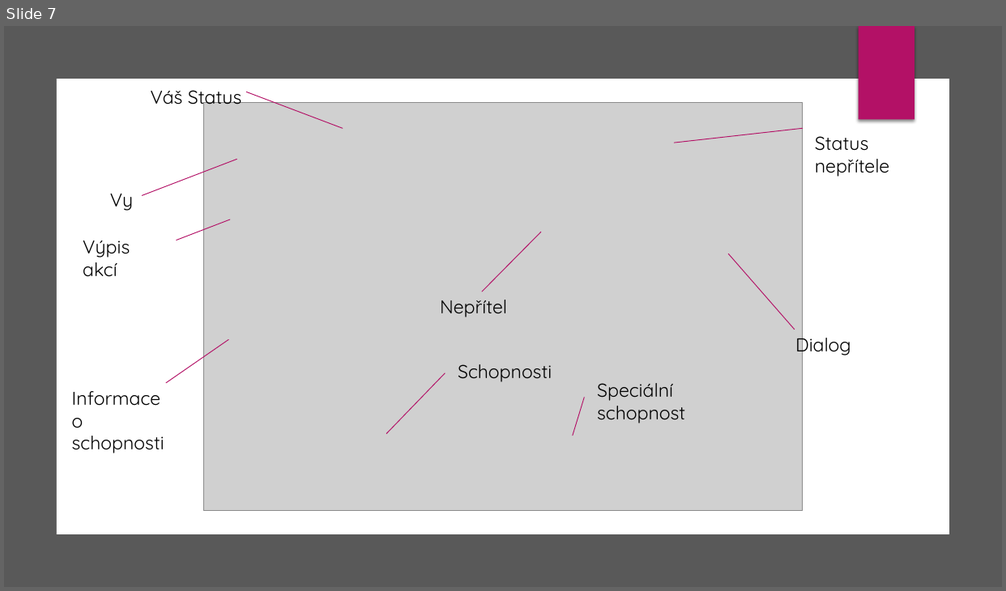
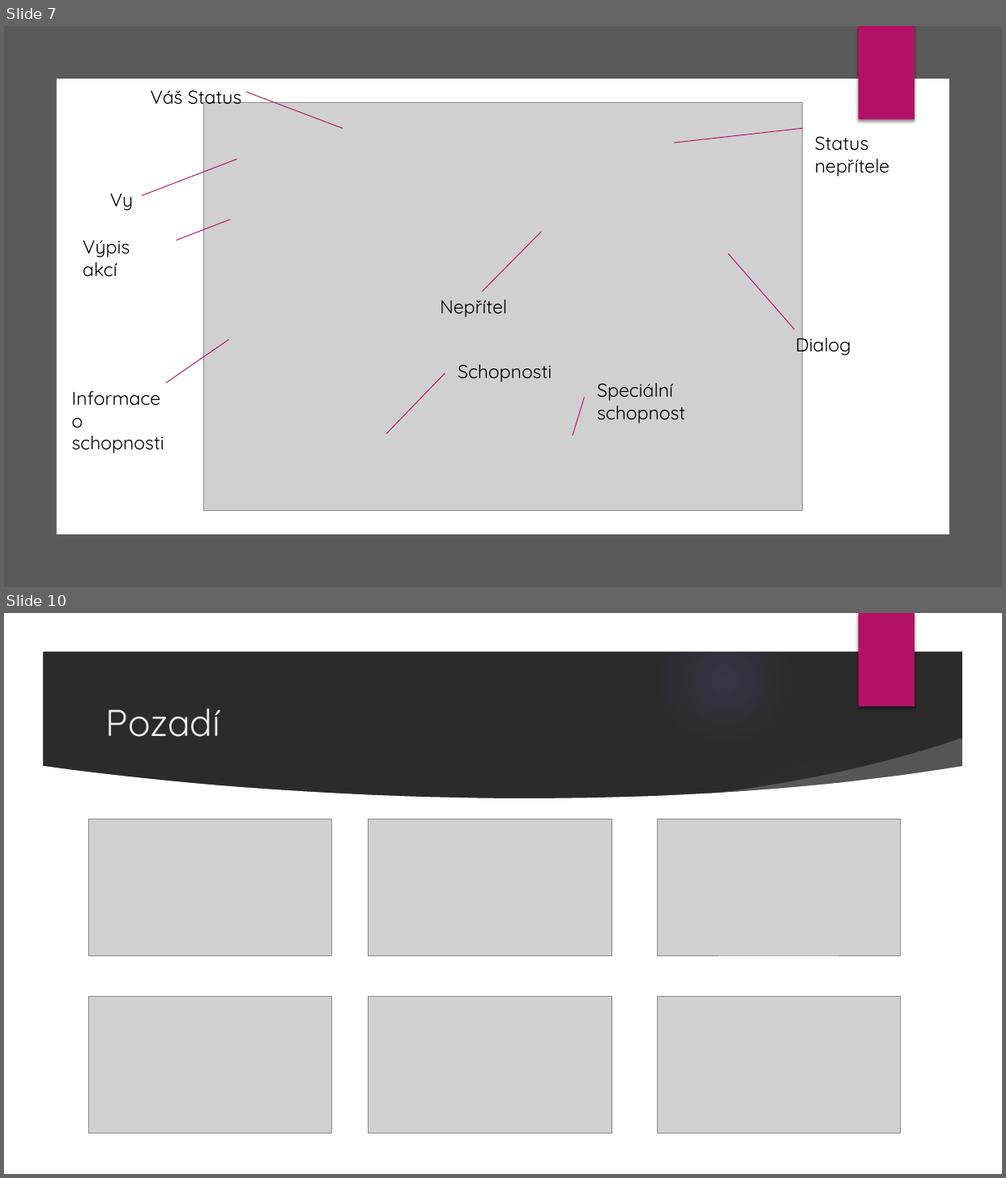
Before and after one commit to JacobCube/CubeIt_Test, a slide deck: Dokumentace/GUI-UI CubeIt 2 vystup.pptx. Shown one above the other, each under a label of ours: slide 7 before the commit, slides 7 and 10 after it; the slides between them are not shown. The pictures are 1006x591 and 1006x1178 pixels, drawn with LibreOffice and Linux fonts; fonts in the diff are those of the drawing; grey boxes stand for pictures; background and template pictures are left out; a plain dark background stands for a picture behind light text. Boxes give left, top, right and bottom in pixels: in the first picture for what was removed or moved away, otherwise in the second. Text is boxed around its words. In the diff, an @@ line names an element or a change of style, - is before the commit and + after.

```diff
--- a/Dokumentace/GUI-UI CubeIt 2 vystup.pptx
+++ b/Dokumentace/GUI-UI CubeIt 2 vystup.pptx
@@ slide 10 added at (x1=4, y1=613, x2=1002, y2=1174), background picture (left out); not listed: 5 template elements that a slide beside it also shows @@
@@ rectangle added at (x1=859, y1=613, x2=914, y2=707), fill #B31166 @@
@@ title added at (x1=106, y1=709, x2=221, y2=737), 36 pt, text #EBEBEB @@
+Pozadí
@@ freeform shape added at (x1=698, y1=738, x2=971, y2=820), fill #FFFFFF at 20% opacity @@
@@ ellipse added at (x1=709, y1=750, x2=939, y2=981), fill gradient #9B6BF2 @@
@@ freeform shape added at (x1=41, y1=766, x2=965, y2=1137), fill #FFFFFF @@
@@ picture added at (x1=88, y1=819, x2=332, y2=956) @@
@@ picture added at (x1=368, y1=819, x2=612, y2=956) @@
@@ picture added at (x1=657, y1=819, x2=900, y2=956) @@
@@ picture added at (x1=88, y1=996, x2=332, y2=1133) @@
@@ picture added at (x1=368, y1=996, x2=612, y2=1133) @@
@@ picture added at (x1=657, y1=996, x2=900, y2=1133) @@
```
Also in this commit, not shown: 2 slides changed, 3 other slides added.
